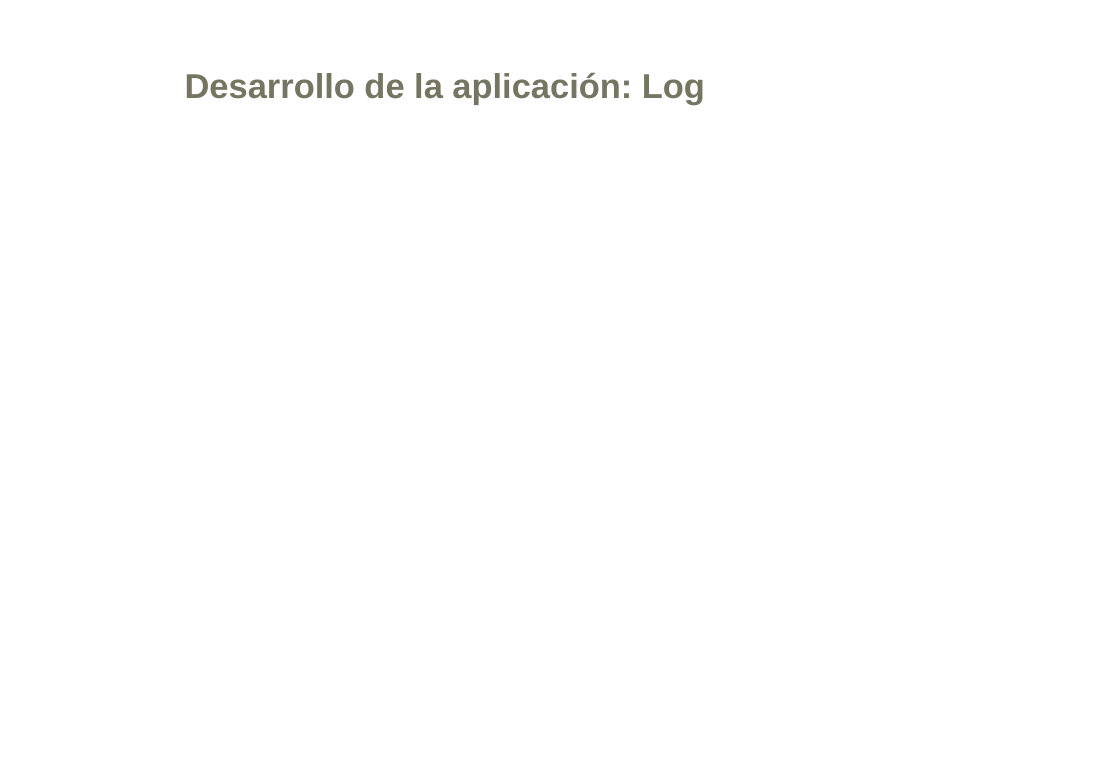
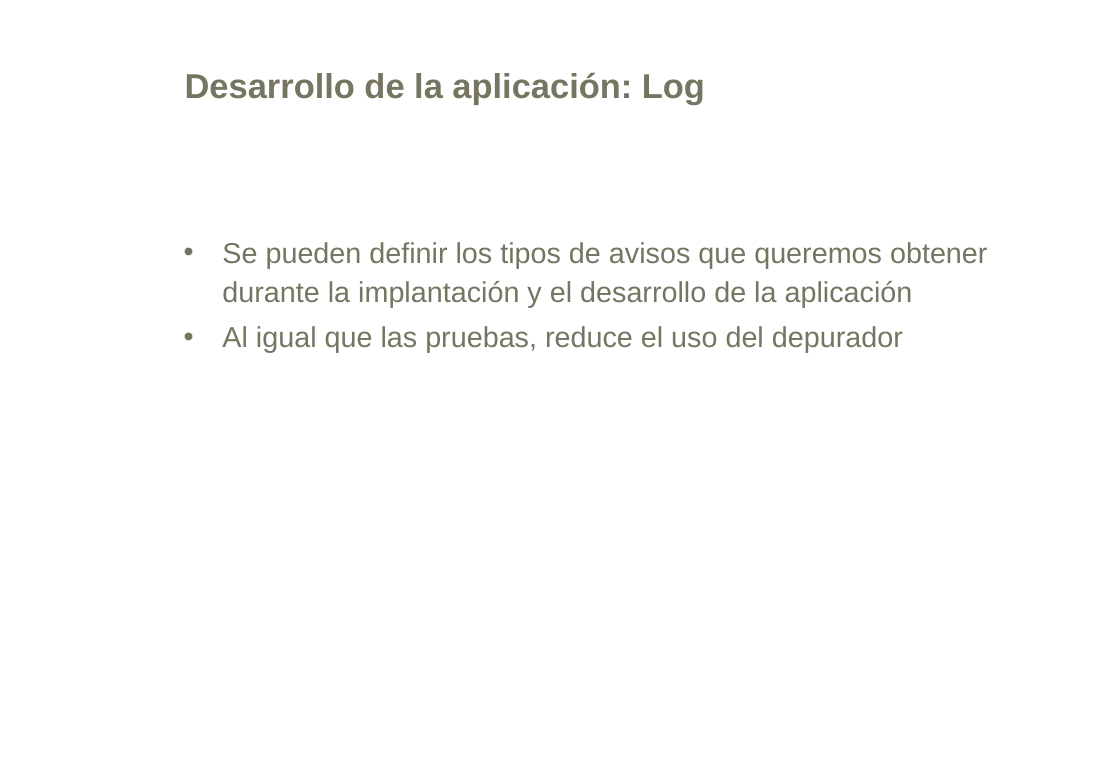
Before and after one commit to Betisman/ris2k, a slide deck: slide 15 of ris2k/doc/presentacion.ppt (slide 14 before the commit). Drawn at 1120x775 pixels with LibreOffice and Linux fonts; fonts in the diff are those of the drawing; background and template pictures are left out. Boxes give left, top, right and bottom in pixels: in the first picture for what was removed or moved away, otherwise in the second. Text is boxed around its words. In the diff, an @@ line names an element or a change of style, - is before the commit and + after.

```diff
--- a/ris2k/doc/presentacion.ppt
+++ b/ris2k/doc/presentacion.ppt
@@ text added at (x1=222, y1=242, x2=987, y2=353), 20 pt, text #757561 @@
+• Se pueden definir los tipos de avisos que queremos obtener durante la implantación y el desarrollo de la aplicación
+• Al igual que las pruebas, reduce el uso del depurador
```
Also in this commit, not shown: 6 other slides changed, 1 slide added.
